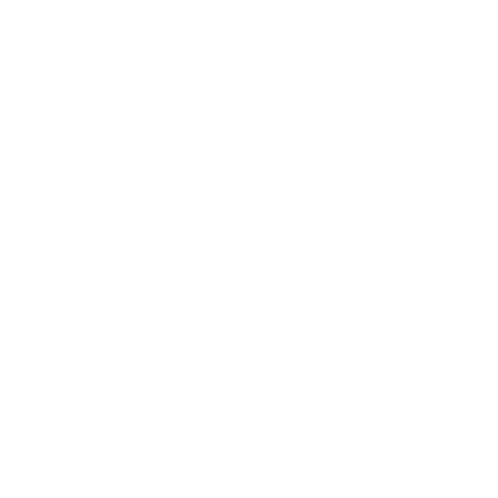
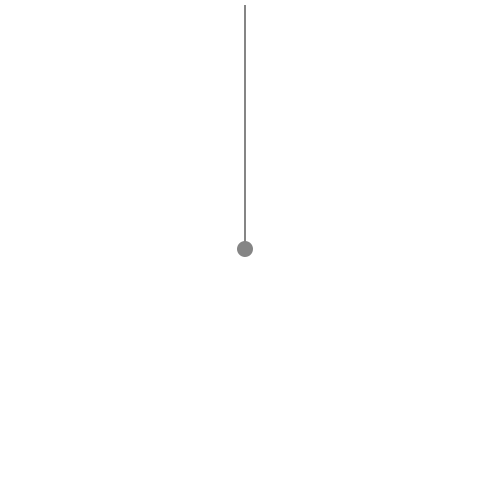
Layer changes from the first (498, 498) image to the second:
added group "story assets" with 4 layers above "hint" over [237, 5, 253, 257]
added layer "Layer 9" (1st of 3, in "story assets") in group "story assets" over [237, 5, 253, 257]
hid "Background" over [237, 5, 253, 257]
